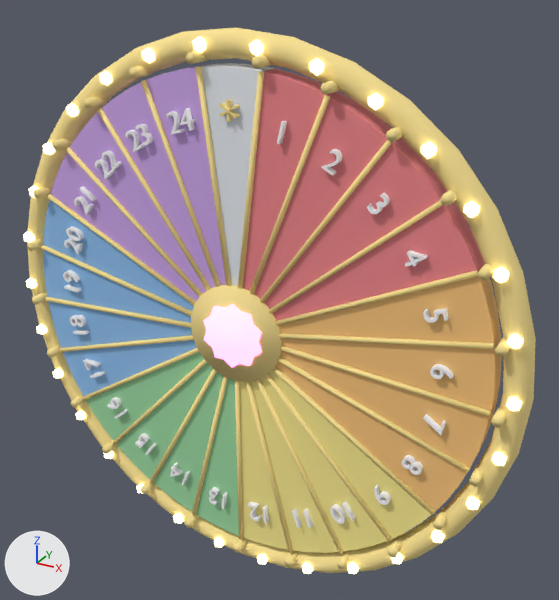
The glTF model game/assets/models/pc_wheel.glb, before and after one commit.
One viewpoint serves both versions: a 50 mm lens placed at (2.62, -4.22, 2.39), pointed at (0.2, 0.18, 0.19). The lights are fixed; the arrows at lower left show +X, +Y and +Z. The picture after the commit comes second.

Objects in the first picture: 'pc_wheel'.
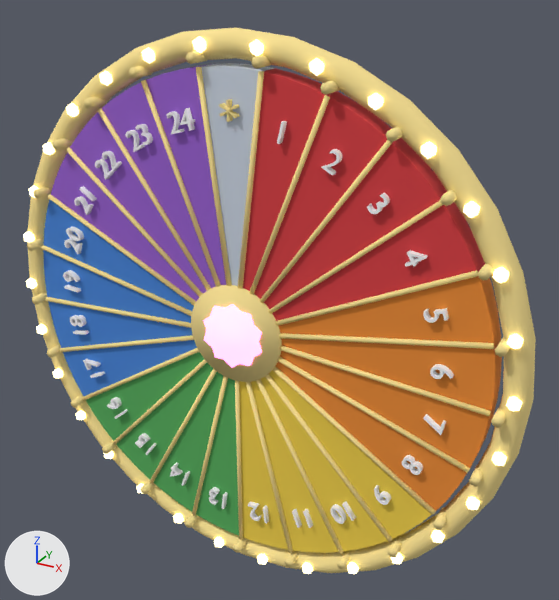
Boxes [x1, y1, x2, y2] around the edits, measured in the pictures (559 x 600 px):
```json
{"object": "pc_wheel", "change": "recoloured", "before": [39, 56, 504, 556], "after": [39, 56, 504, 556], "on screen": "darker"}
```

The change, as JSON lines over the scene's bpy script:
```json
{"op": "set", "path": "mat_m_w_red.base_color", "old": "(0.85, 0.24, 0.26)", "new": "(0.694, 0.047, 0.055)", "note": "pink #ed868b -> red #d93d42"}
{"op": "set", "path": "mat_m_w_orange.base_color", "old": "(0.93, 0.55, 0.2)", "new": "(0.846, 0.263, 0.033)", "note": "beige #f7c47c -> orange #ed8c33"}
{"op": "set", "path": "mat_m_w_yellow.base_color", "old": "(0.95, 0.82, 0.28)", "new": "(0.888, 0.638, 0.064)", "note": "yellow #f9ea90 -> yellow #f2d148"}
{"op": "set", "path": "mat_m_w_green.base_color", "old": "(0.33, 0.68, 0.36)", "new": "(0.089, 0.42, 0.107)", "note": "green #9bd7a2 -> green #54ad5c"}
{"op": "set", "path": "mat_m_w_blue.base_color", "old": "(0.27, 0.52, 0.86)", "new": "(0.06, 0.235, 0.708)", "note": "blue #8ebfef -> blue #4585db"}
{"op": "set", "path": "mat_m_w_violet.base_color", "old": "(0.6, 0.38, 0.82)", "new": "(0.319, 0.119, 0.638)", "note": "purple #cba6ea -> purple #9961d1"}
```
